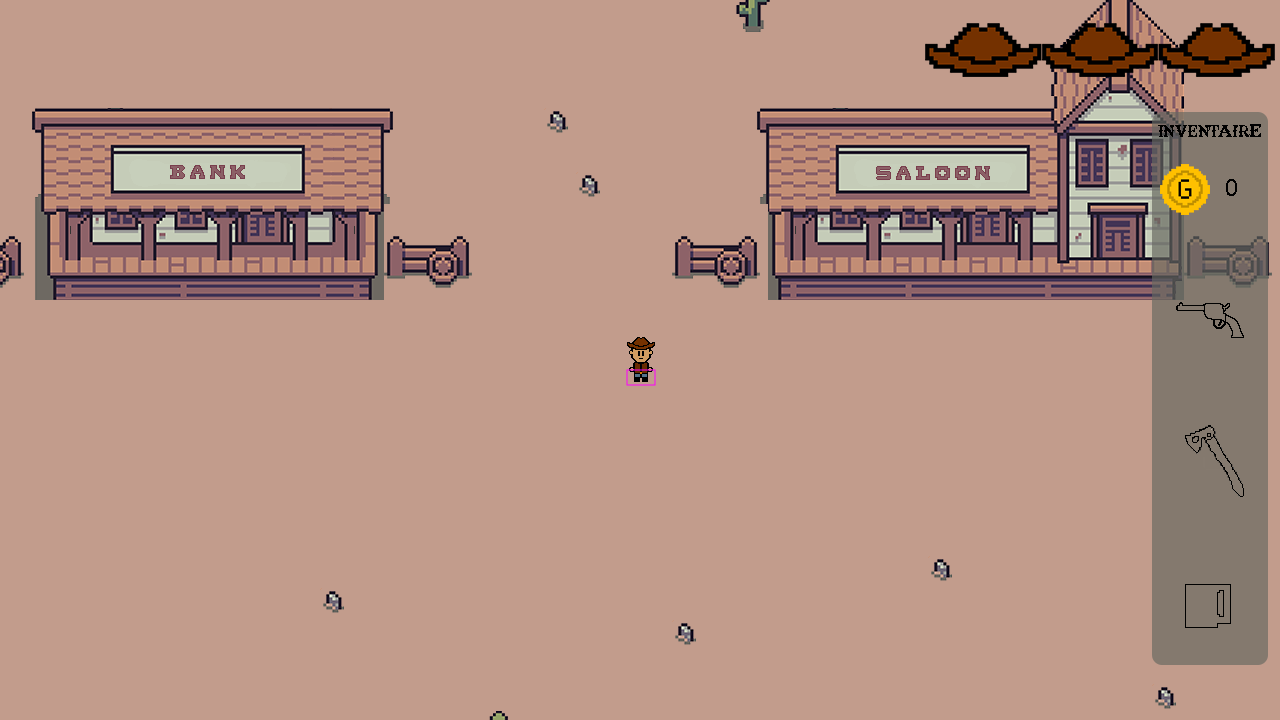
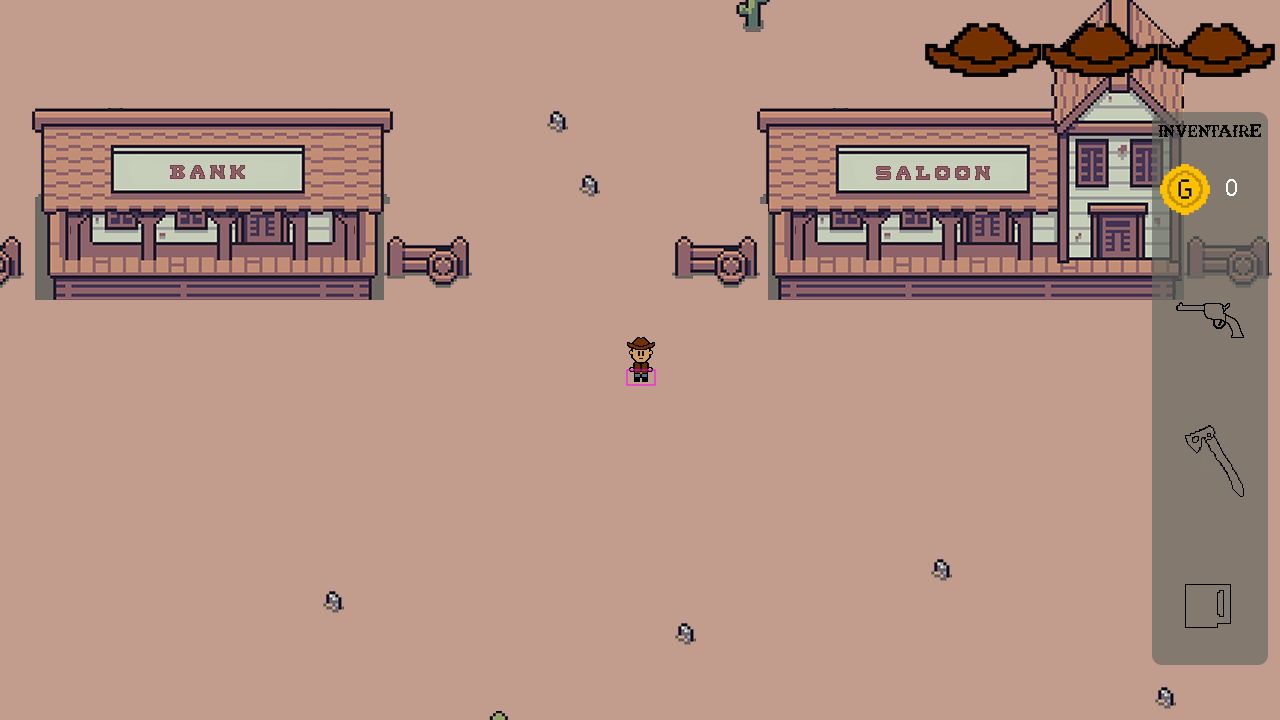
Two versions of the same layered image (1280×720). Layer-by-layer changes:
painted on "0" over [1226, 179, 1237, 196]
